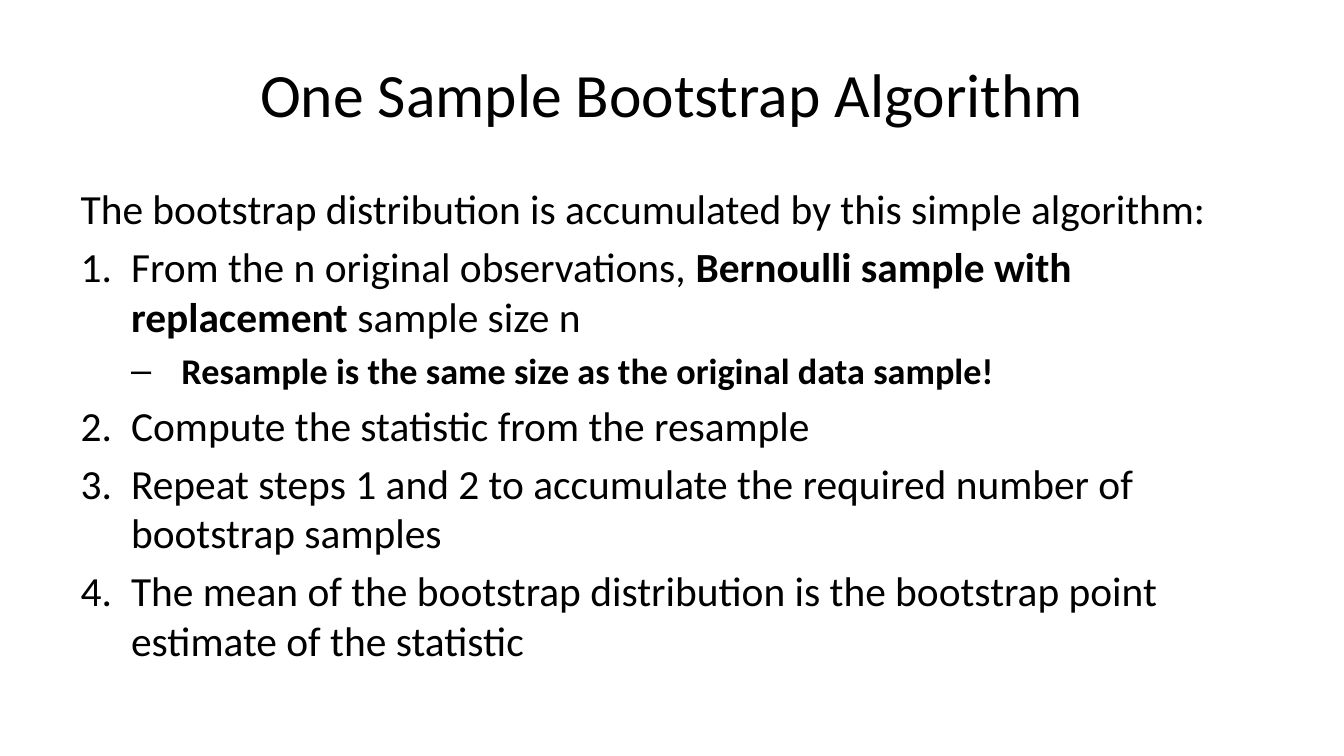
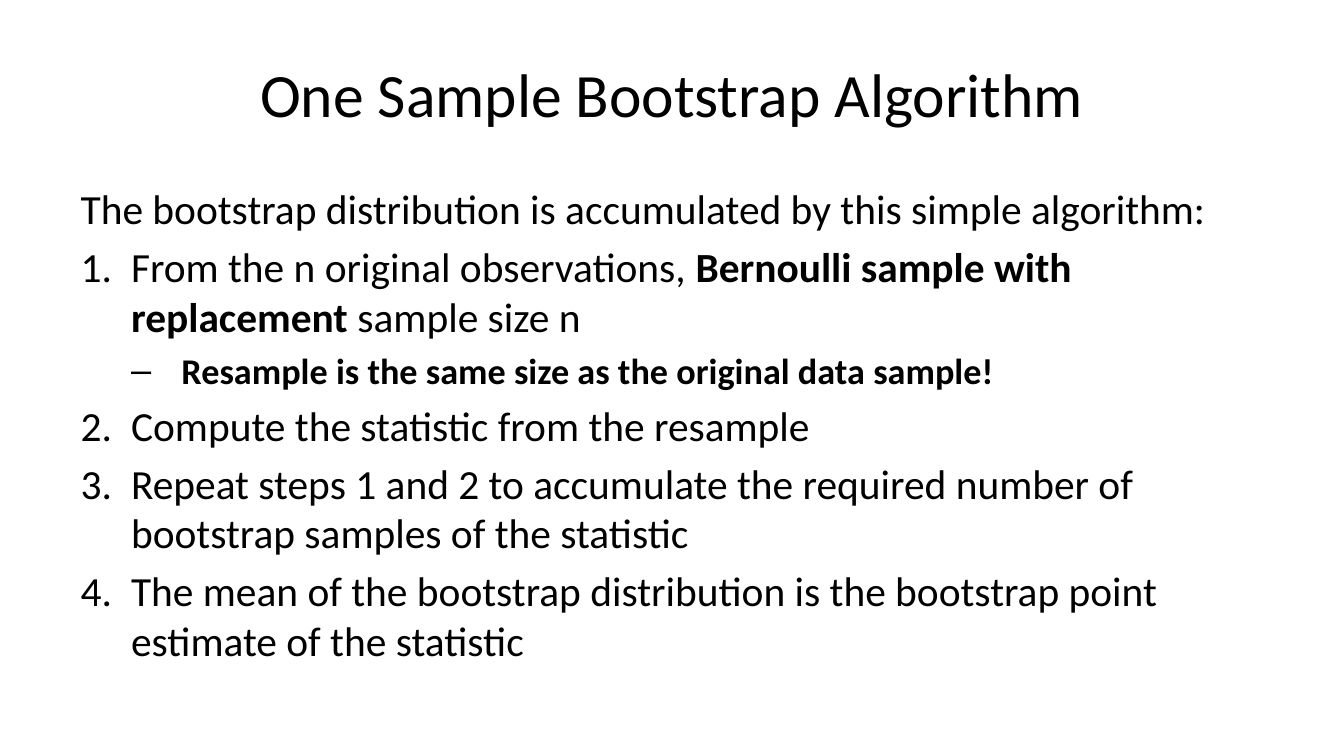
Before and after one commit to StephenElston/CSCI-E-83, a slide deck: slide 11 of LectureSlides/06b_IntroductionToBootstrap.pptx. Drawn at 1344x756 pixels with LibreOffice and Linux fonts; fonts in the diff are those of the drawing. Boxes give left, top, right and bottom in pixels: in the first picture for what was removed or moved away, otherwise in the second. Text is boxed around its words. In the diff, an @@ line names an element or a change of style, - is before the commit and + after.

```diff
--- a/LectureSlides/06b_IntroductionToBootstrap.pptx
+++ b/LectureSlides/06b_IntroductionToBootstrap.pptx
@@ text at box(131, 470, 1132, 555): text changed @@
-3. Repeat steps 1 and 2 to accumulate the required number of bootstrap samples
+3. Repeat steps 1 and 2 to accumulate the required number of bootstrap samples of the statistic
```
Also in this commit, not shown: 9 other slides changed.
